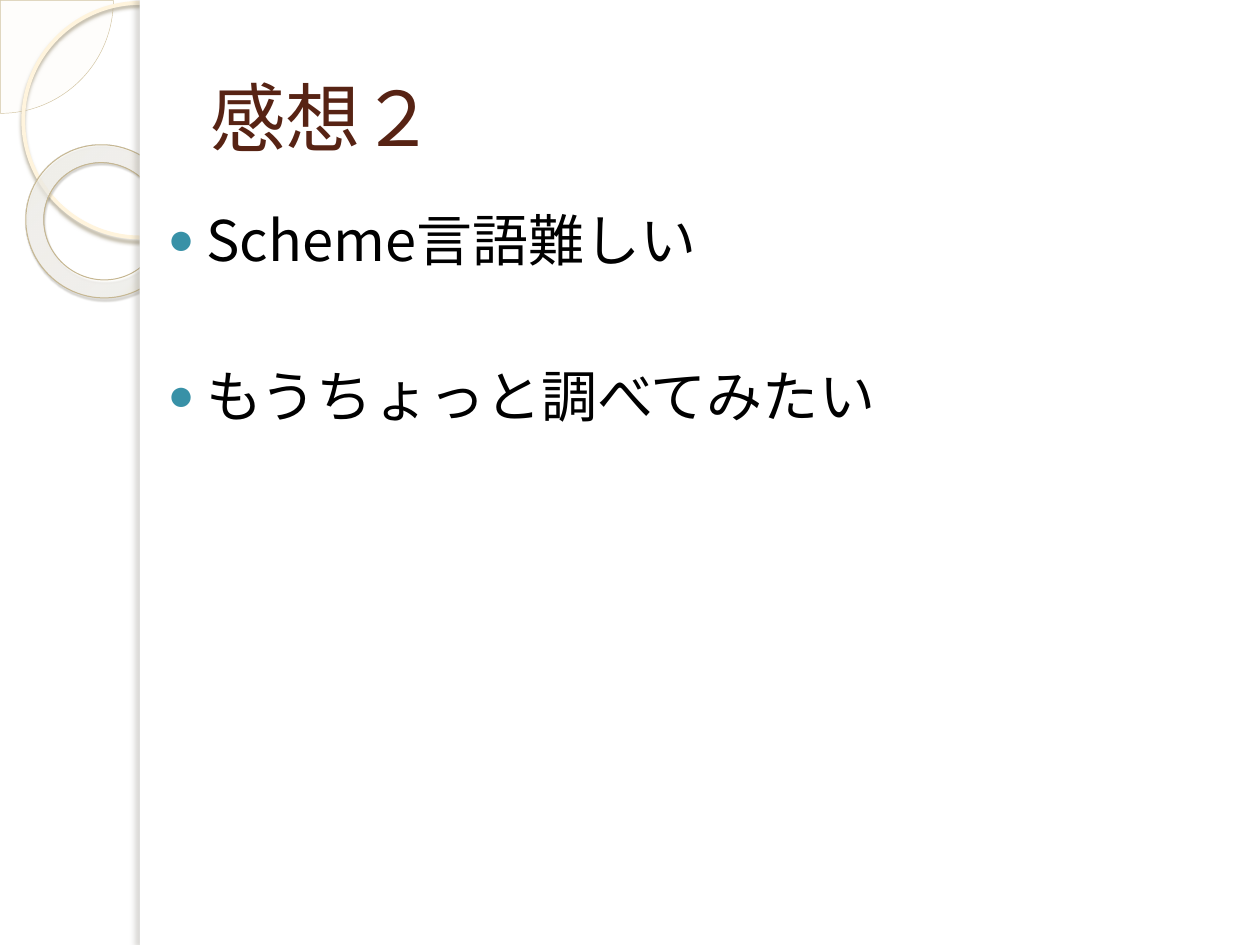
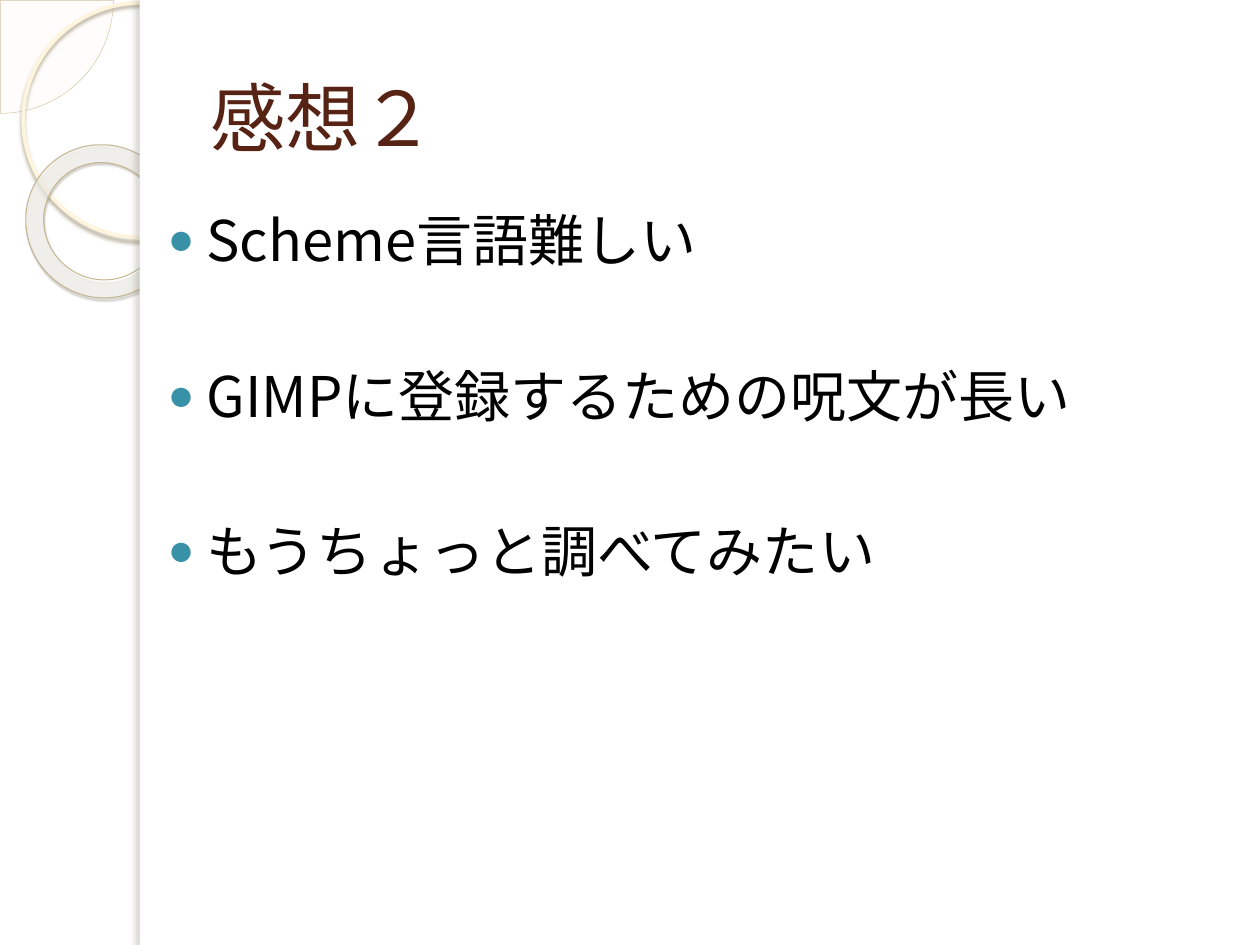
Before and after one commit to yuridonus/FEstudy, a slide deck: slide 21 of gimp2.pptx (slide 18 before the commit). Drawn at 1260x945 pixels with LibreOffice and Linux fonts; fonts in the diff are those of the drawing; background and template pictures are left out. Boxes give left, top, right and bottom in pixels: in the first picture for what was removed or moved away, otherwise in the second. Text is boxed around its words. In the diff, an @@ line names an element or a change of style, - is before the commit and + after.

```diff
--- a/gimp2.pptx
+++ b/gimp2.pptx
@@ text at (207,369,1071,422): paragraph added @@
+● GIMPに登録するための呪文が長い
```
Also in this commit, not shown: 10 other slides changed, 5 slides added, 2 slides removed, 3 other files.
